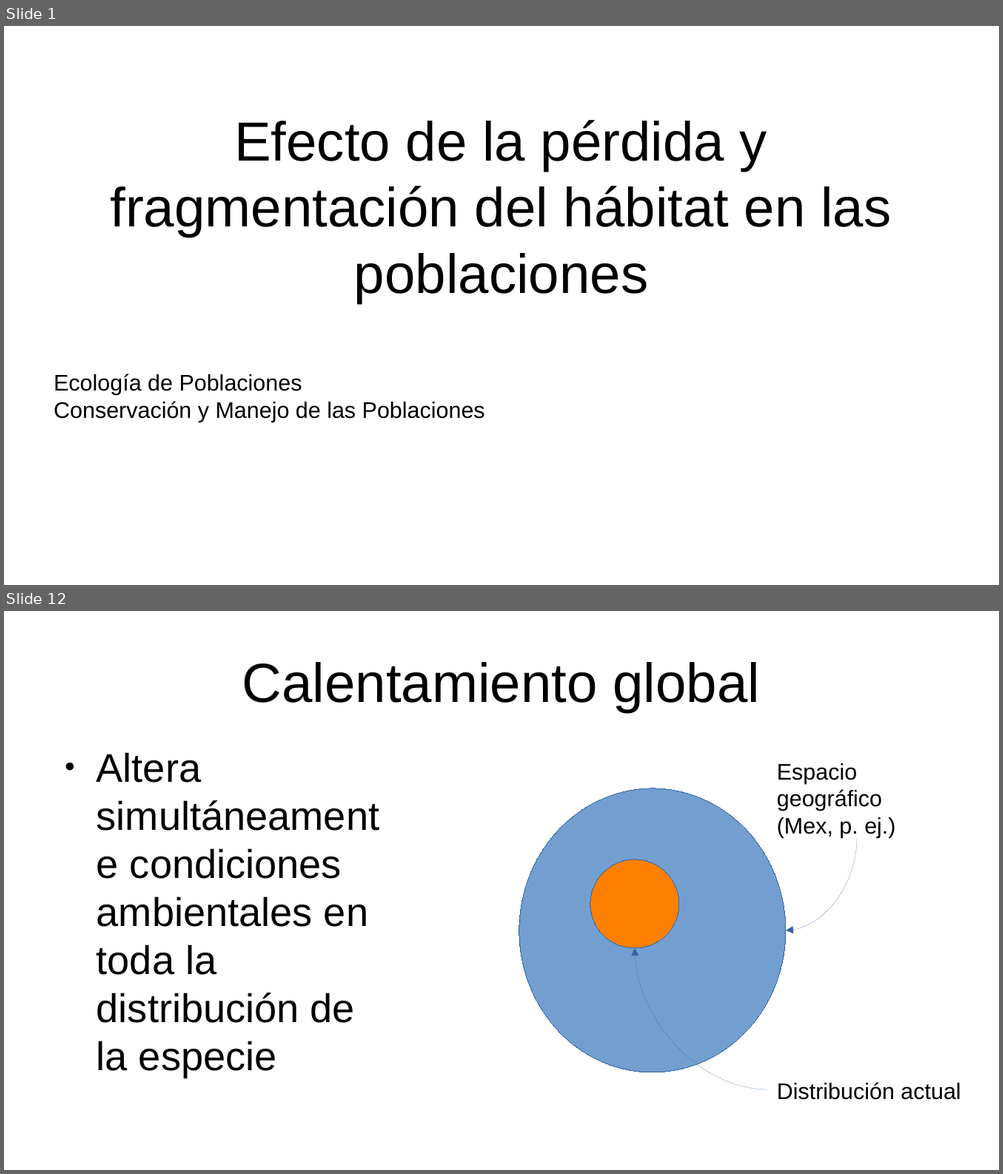
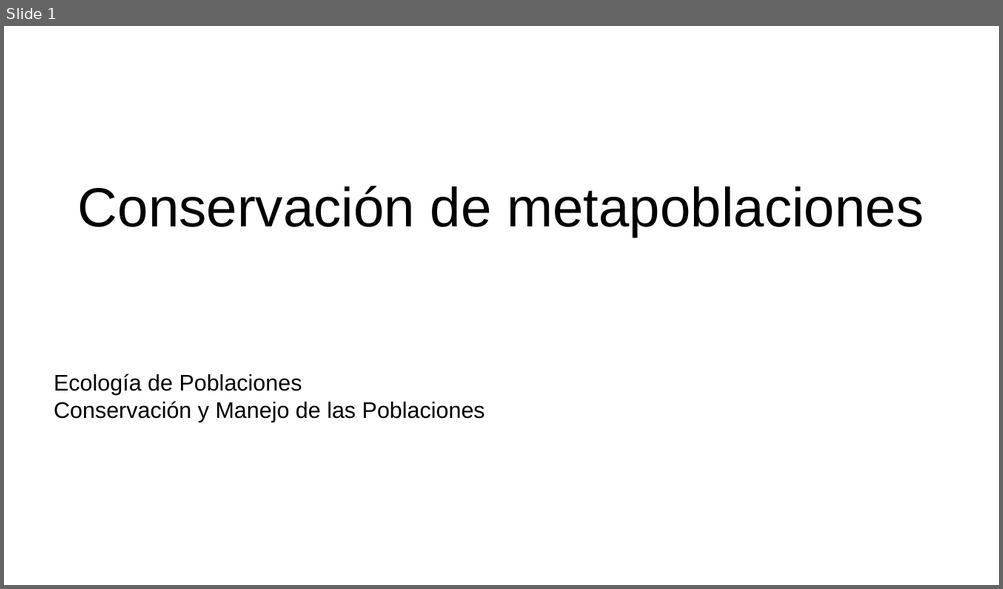
Before and after one commit to gerardommc/Ecologia-poblaciones, a slide deck: Unidad-5/Conservacion-meta.odp. Shown one above the other, each under a label of ours: slides 1 and 12 before the commit, slide 1 after it; the slides between them are not shown. The pictures are 1003x1174 and 1003x589 pixels, drawn with LibreOffice and Linux fonts; fonts in the diff are those of the drawing. Boxes give left, top, right and bottom in pixels: in the first picture for what was removed or moved away, otherwise in the second. Text is boxed around its words. In the diff, an @@ line names an element or a change of style, - is before the commit and + after.

```diff
--- a/Unidad-5/Conservacion-meta.odp
+++ b/Unidad-5/Conservacion-meta.odp
@@ slide 12 removed at box(4, 611, 999, 1170), background #FFFFFF @@
@@ title removed at box(242, 662, 760, 712) @@
-Calentamiento global
@@ text removed at box(96, 752, 368, 1077) @@
-● Altera simultáneamente condiciones ambientales en toda la distribución de la especie
@@ text removed at box(777, 763, 895, 838) @@
-Espacio geográfico (Mex, p. ej.)
@@ ellipse removed at box(519, 789, 785, 1073) @@
@@ curved arrow removed from (857, 837) to (785, 931) @@
@@ ellipse removed at box(591, 860, 679, 948) @@
@@ curved arrow removed from (768, 1091) to (635, 948) @@
@@ text removed at box(777, 1082, 960, 1100) @@
-Distribución actual
@@ slide 1 changed as well @@
@@ title at box(78, 186, 923, 237): text changed @@
-Efecto de la pérdida y fragmentación del hábitat en las poblaciones
+Conservación de metapoblaciones
```
Also in this commit, not shown: 9 slides added, 24 other slides removed, 21 other files.
